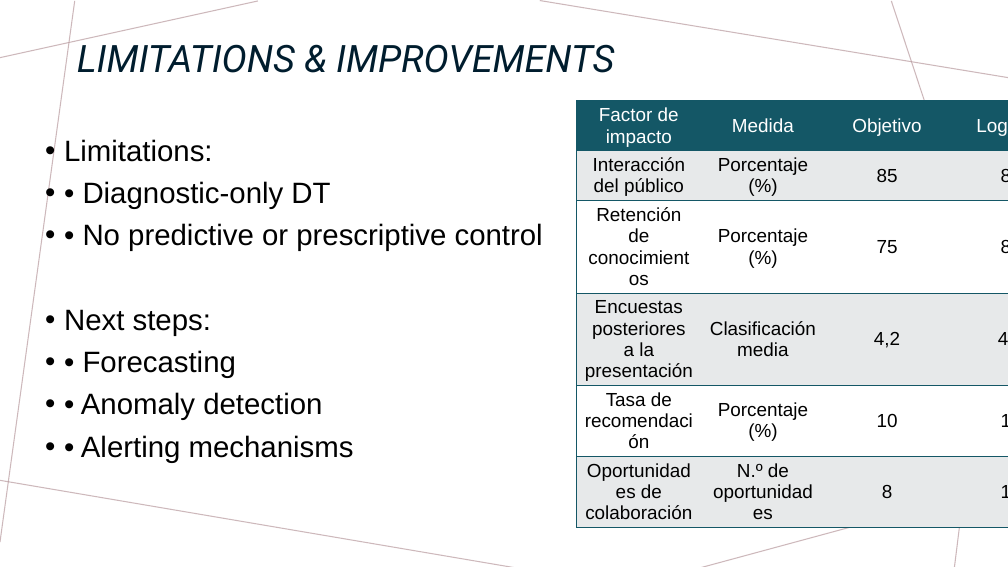
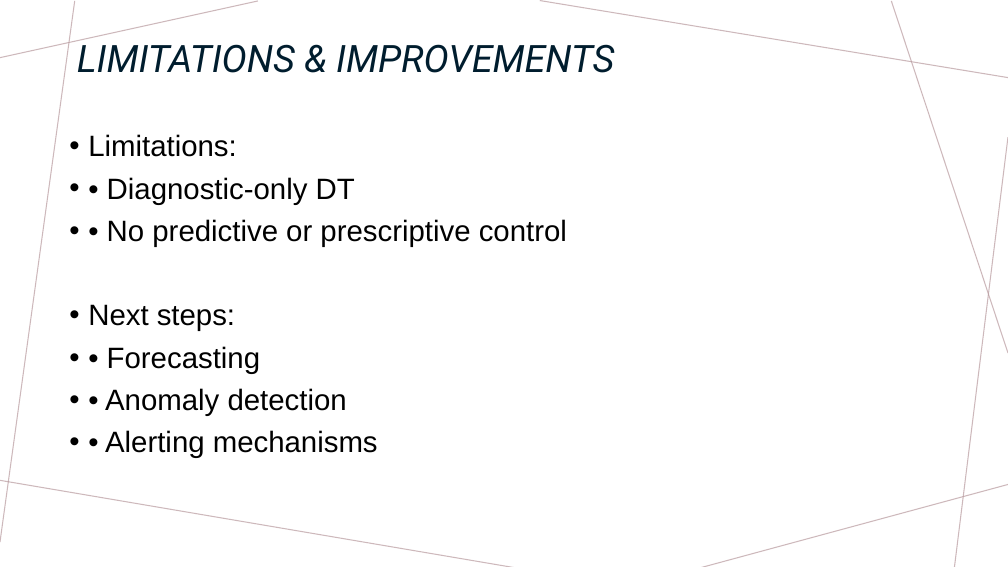
Before and after one commit to HaroldVaHe/DigitalTwin, a slide deck: slide 13 of Presentation/Digital_Twin_Server_Project.pptx (slide 14 before the commit). Drawn at 1008x567 pixels with LibreOffice and Linux fonts; fonts in the diff are those of the drawing. Boxes give left, top, right and bottom in pixels: in the first picture for what was removed or moved away, otherwise in the second. Text is boxed around its words. In the diff, an @@ line names an element or a change of style, - is before the commit and + after.

```diff
--- a/Presentation/Digital_Twin_Server_Project.pptx
+++ b/Presentation/Digital_Twin_Server_Project.pptx
@@ table removed at <box>577,101,1008,554</box>, 6 rows, 4 columns @@
-Factor de impacto | Medida | Objetivo | Logrado
-Interacción del público | Porcentaje (%) | 85 | 88
-Retención de conocimientos | Porcentaje (%) | 75 | 80
-Encuestas posteriores a la presentación | Clasificación media | 4,2 | 4,5
-Tasa de recomendación | Porcentaje (%) | 10 | 12
-Oportunidades de colaboración | N.º de oportunidades | 8 | 10
@@ text "Limitations:": place and size @@
-text "Limitations:" at <box>64,139,543,463</box>
+text "Limitations:" at <box>88,134,567,458</box>
```
Also in this commit, not shown: 6 other slides changed, 2 slides removed.
